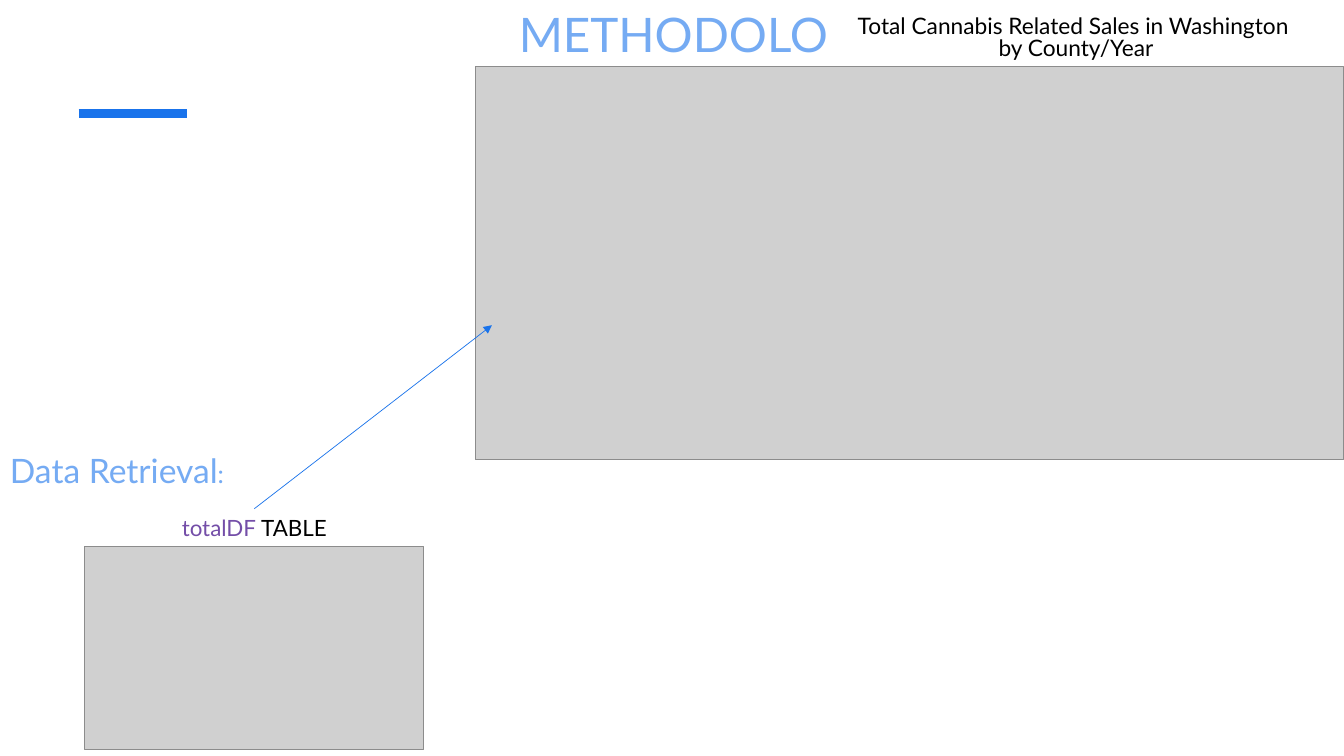
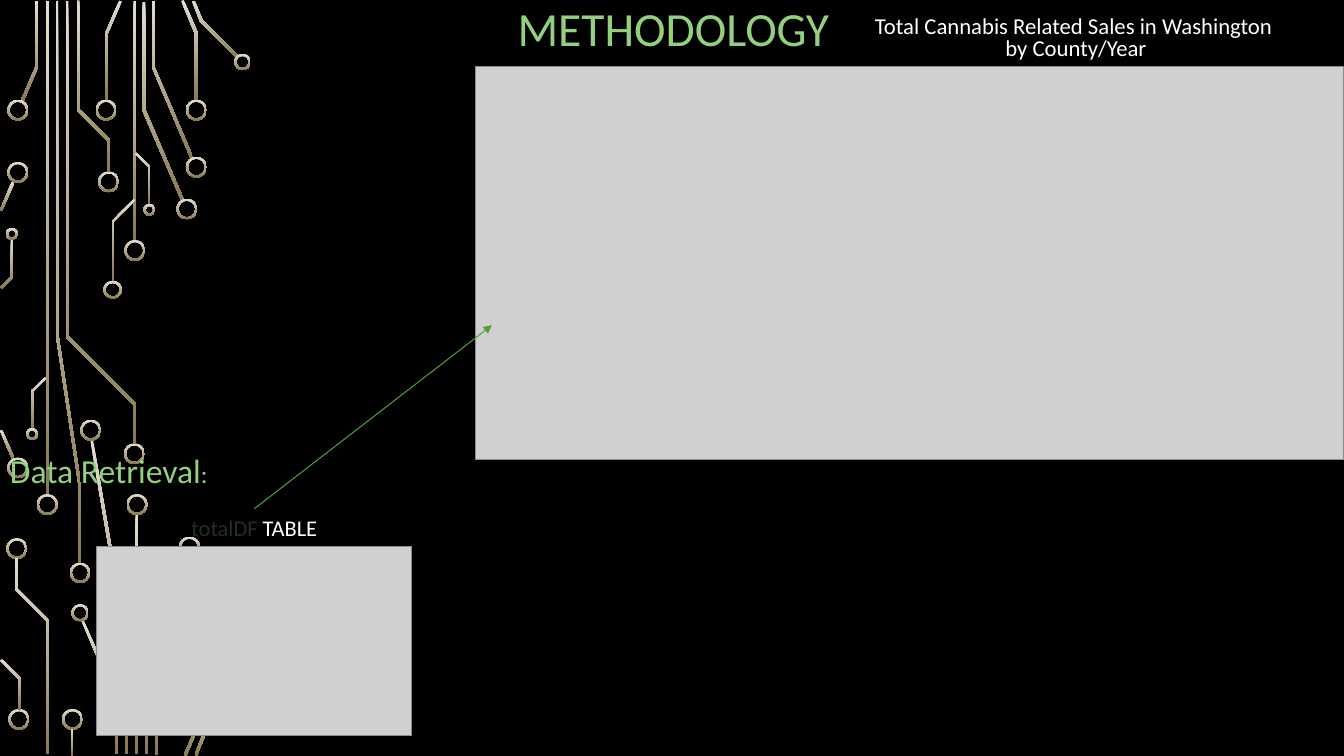
Before and after one commit to nood-leog/CS445-Group, a slide deck: slide 32 of Final Presentation Slides.pptx (slide 17 before the commit). Drawn at 1344x756 pixels with LibreOffice and Linux fonts; fonts in the diff are those of the drawing; grey boxes stand for pictures; background and template pictures are left out. Boxes give left, top, right and bottom in pixels: in the first picture for what was removed or moved away, otherwise in the second. Text is boxed around its words. In the diff, an @@ line names an element or a change of style, - is before the commit and + after.

```diff
--- a/Final Presentation Slides.pptx
+++ b/Final Presentation Slides.pptx
@@ background #FFFFFF to picture (left out) @@
@@ title "METHODOLOGY" at (518,15,830,47): font Lato to Calibri, text colour #75ABF3 to #93D07D; line spacing 1 to 0.9 @@
@@ text "Total Cannabis Related Sales in ..." at (875,18,1272,60): font Lato to Calibri, text colour #000000 to #FFFFFF @@
@@ line removed from (79, 114) to (187, 114) @@
@@ arrow (254, 509) - (492, 326): stroke #1973EB 0.5 pt to #549E39 0.75 pt @@
@@ text "Data Retrieval:" at (10,455,201,491): font Lato to Calibri, text colour #75ABF3 to #93D07D @@
@@ text "totalDF TABLE" at (191,521,317,542): font Lato to Calibri; text colour #744EA8 to #223028 in "totalDF"; text colour #000000 to #FFFFFF in "TABLE" @@
@@ group added at (0,0,252,756): 47 freeform shapes, 4 rectangles @@
@@ picture: place and size @@
-picture at (85,546,423,750)
+picture at (97,546,411,736)
```
Also in this commit, not shown: 21 other slides changed, 16 slides added.
